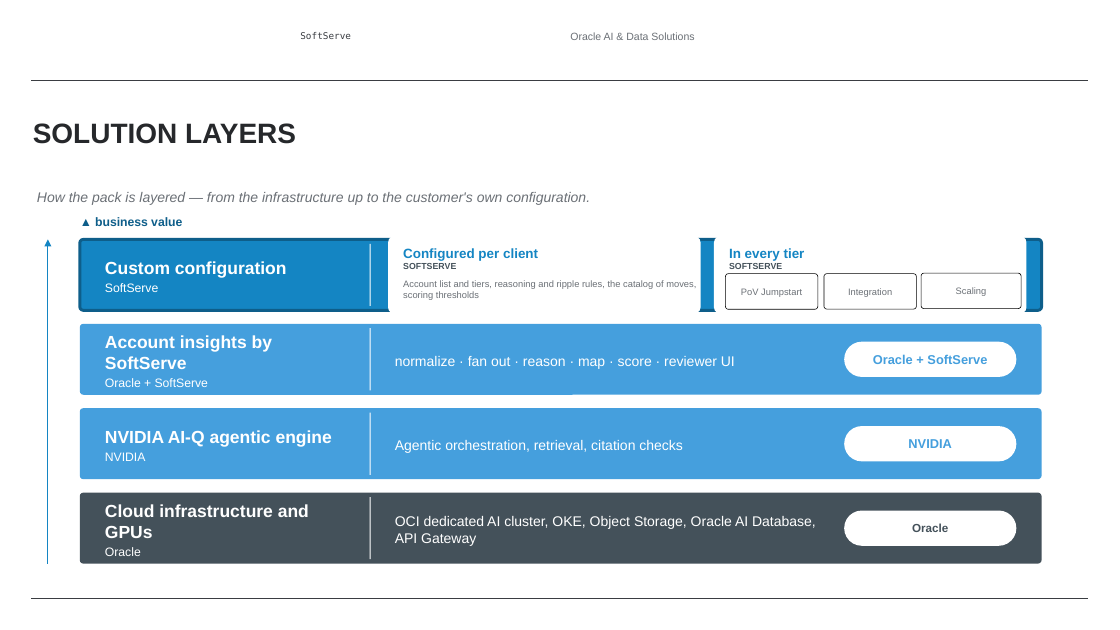
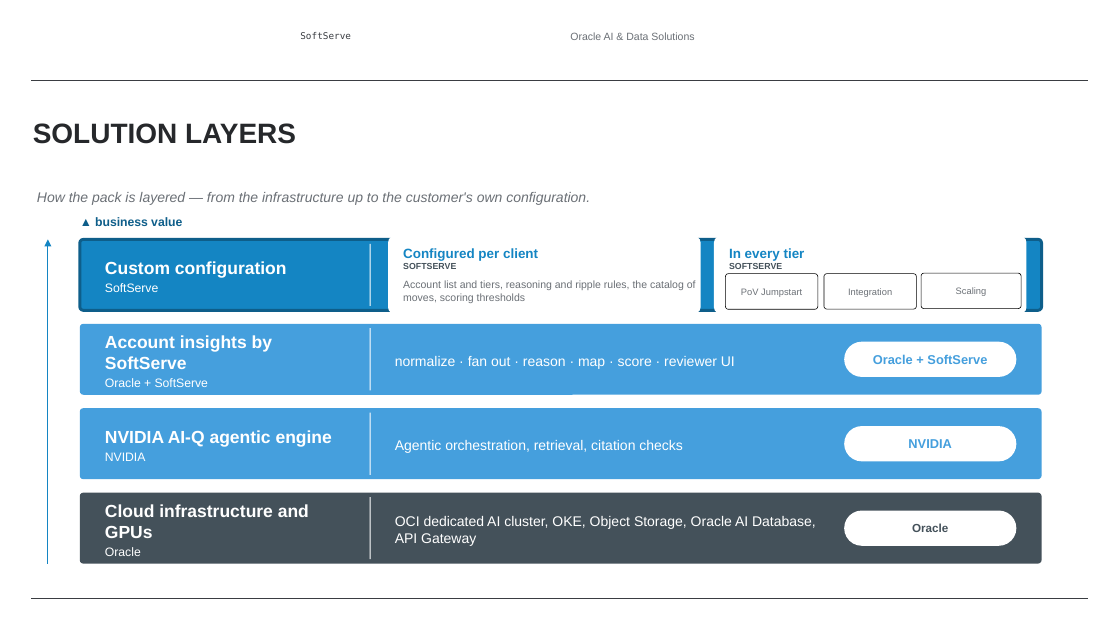
Before and after one commit to alexey-orlov/AO-Personal-OS, a slide deck: slide 7 of outputs/oracle-packs/account-insights/artifacts/account-insights-sales-deck.pptx. Drawn at 1120x630 pixels with LibreOffice and Linux fonts; fonts in the diff are those of the drawing; background and template pictures are left out. Boxes give left, top, right and bottom in pixels: in the first picture for what was removed or moved away, otherwise in the second. Text is boxed around its words. In the diff, an @@ line names an element or a change of style, - is before the commit and + after.

Commit message:
autosync: KN7X2Y65NX 2026-09-23 10:52 (1 changed)

```diff
--- a/outputs/oracle-packs/account-insights/artifacts/account-insights-sales-deck.pptx
+++ b/outputs/oracle-packs/account-insights/artifacts/account-insights-sales-deck.pptx
@@ text "Account list and tiers, reasoning ..." at bbox=[403, 280, 696, 303]: size 8 to 9 pt @@
```
